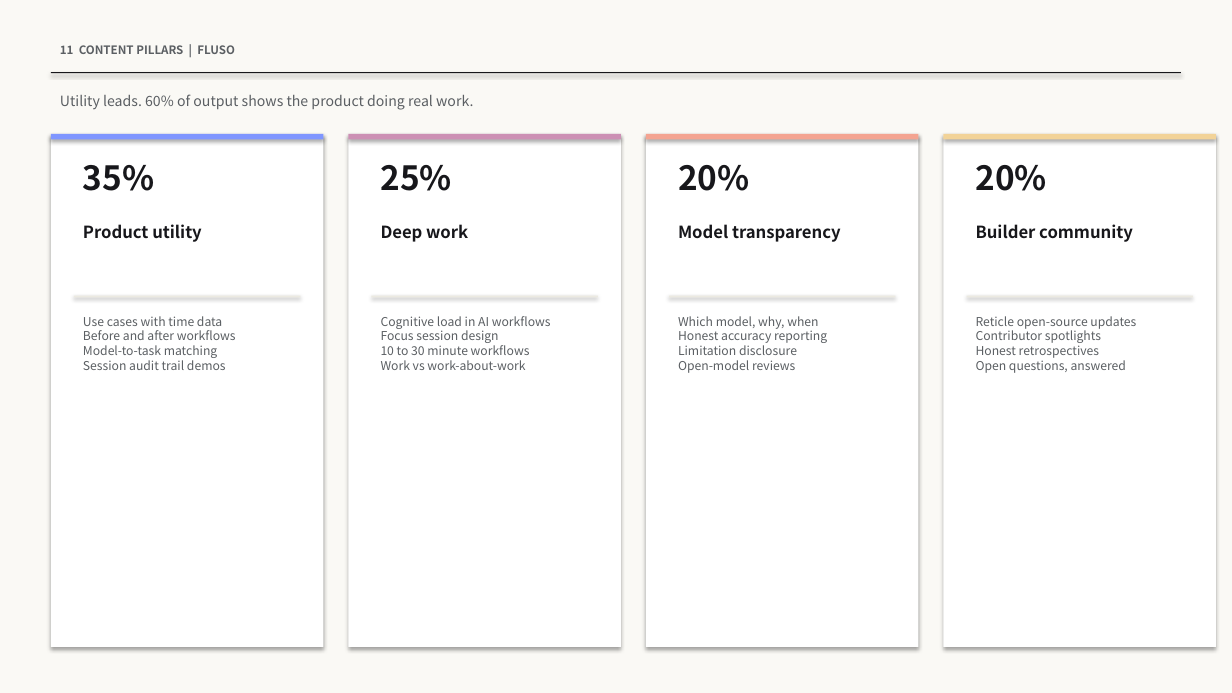
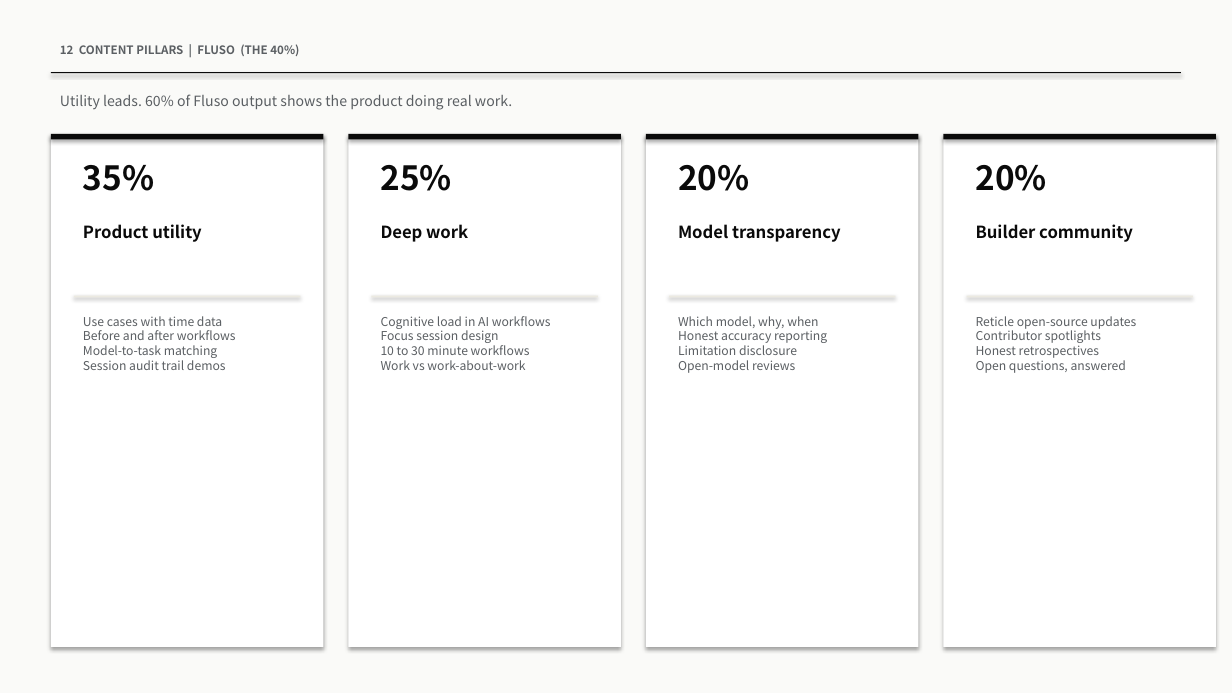
Before and after one commit to ai-luminati-collab/Cadence-Architecture-Deck, a slide deck: slide 20 of PremAI-Fluso-Brand-Bible.pptx (slide 19 before the commit). Drawn at 1232x693 pixels with LibreOffice and Linux fonts; fonts in the diff are those of the drawing. Boxes give left, top, right and bottom in pixels: in the first picture for what was removed or moved away, otherwise in the second. Text is boxed around its words. In the diff, an @@ line names an element or a change of style, - is before the commit and + after.

```diff
--- a/PremAI-Fluso-Brand-Bible.pptx
+++ b/PremAI-Fluso-Brand-Bible.pptx
@@ rectangle at box(0, 0, 1232, 693): fill #FAF9F5 to #FAFAF8 @@
@@ text at box(60, 44, 299, 56): text changed @@
-11 CONTENT PILLARS | FLUSO
+12 CONTENT PILLARS | FLUSO (THE 40%)
@@ rectangle at box(51, 72, 1181, 73): fill #17171B to #0A0A0A @@
@@ text at box(60, 94, 512, 110): text changed @@
-Utility leads. 60% of output shows the product doing real work.
+Utility leads. 60% of Fluso output shows the product doing real work.
@@ rectangle at box(51, 134, 323, 140): fill #7F96FF to #0A0A0A @@
@@ rectangle at box(348, 134, 621, 140): fill #CC90B4 to #0A0A0A @@
@@ rectangle at box(646, 134, 919, 140): fill #F4A491 to #0A0A0A @@
@@ rectangle at box(944, 134, 1216, 140): fill #F2D398 to #0A0A0A @@
@@ text colour #17171B to #0A0A0A in 8 elements at box(83, 165, 154, 191), box(83, 224, 202, 242), box(381, 165, 452, 191), box(381, 224, 468, 242), box(678, 165, 749, 191), box(678, 224, 841, 242), box(976, 165, 1047, 191), box(976, 224, 1133, 242) @@
```
Also in this commit, not shown: 21 other slides changed, 3 slides added, 2 slides removed, 1 other file.
